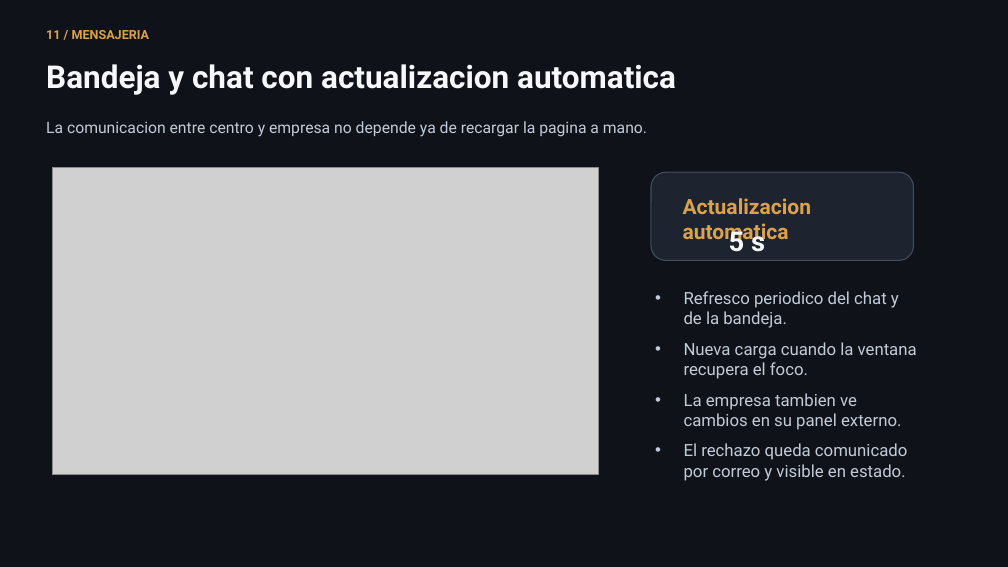
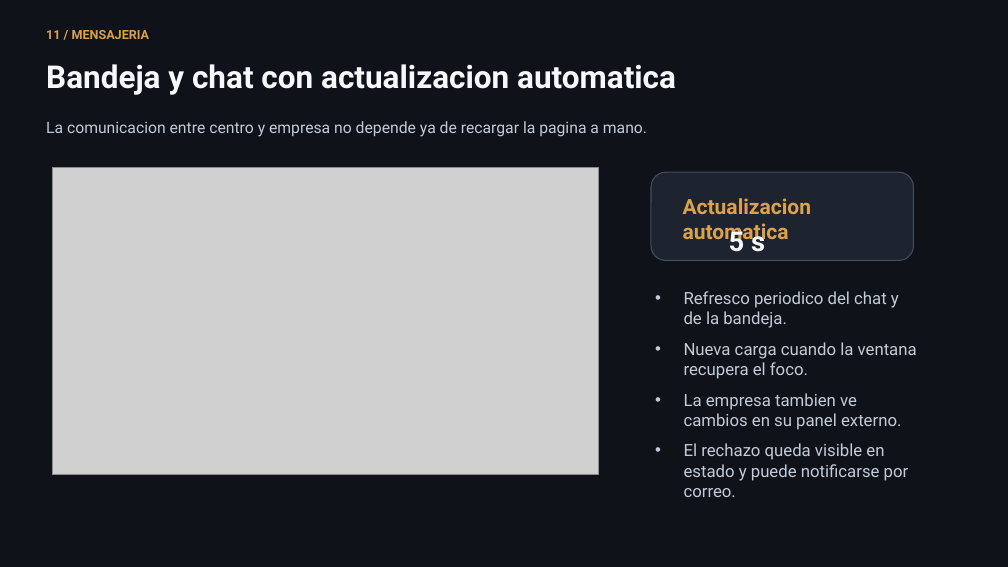
Before and after one commit to lmendez861/TFG-Agora, a slide deck: slide 12 of docs/presentacion-defensa-final.pptx. Drawn at 1008x567 pixels with LibreOffice and Linux fonts; fonts in the diff are those of the drawing; grey boxes stand for pictures. Boxes give left, top, right and bottom in pixels: in the first picture for what was removed or moved away, otherwise in the second. Text is boxed around its words. In the diff, an @@ line names an element or a change of style, - is before the commit and + after.

```diff
--- a/docs/presentacion-defensa-final.pptx
+++ b/docs/presentacion-defensa-final.pptx
@@ text at (684,443,909,497): text changed @@
-• El rechazo queda comunicado por correo y visible en estado.
+• El rechazo queda visible en estado y puede notificarse por correo.
```
Also in this commit, not shown: 5 other slides changed, 1 slide added, 1 slide removed, 5 other files.
